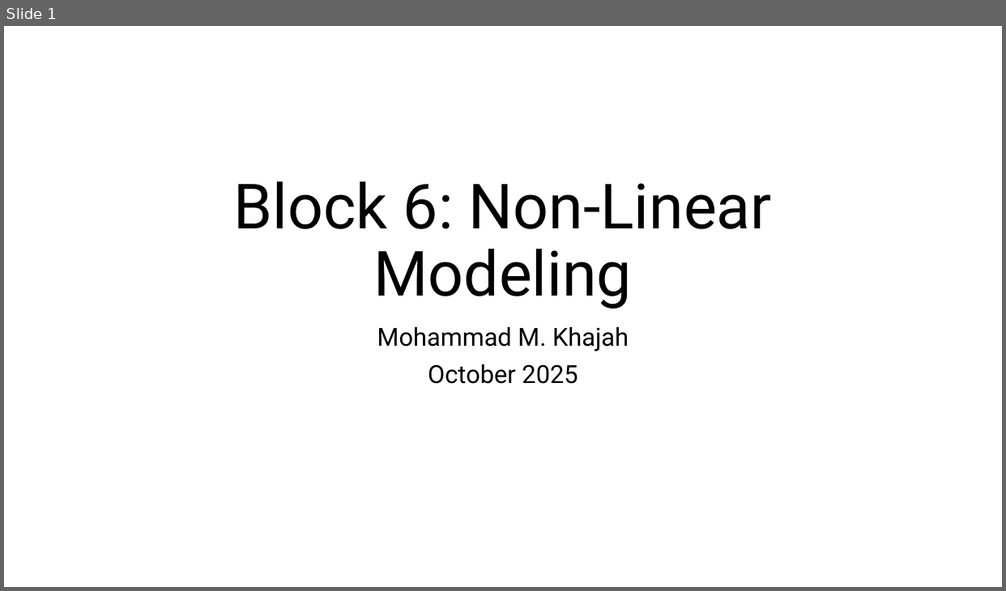
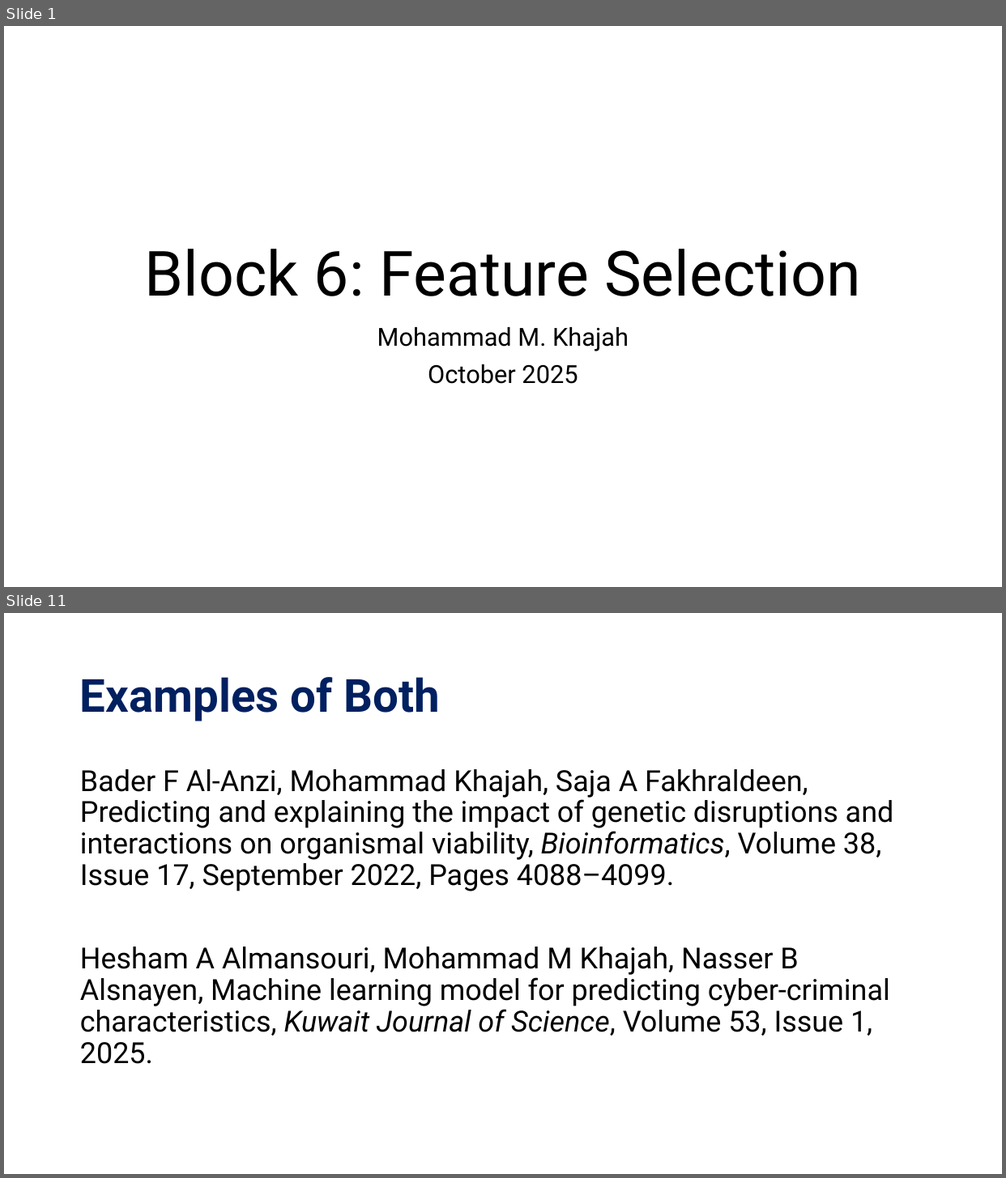
Before and after one commit to KISRDevelopment/python-ml-2025, a slide deck: slides/block6.pptx. Shown one above the other, each under a label of ours: slide 1 before the commit, slides 1 and 11 after it; the slides between them are not shown. The pictures are 1006x591 and 1006x1178 pixels, drawn with LibreOffice and Linux fonts; fonts in the diff are those of the drawing. Boxes give left, top, right and bottom in pixels: in the first picture for what was removed or moved away, otherwise in the second. Text is boxed around its words. In the diff, an @@ line names an element or a change of style, - is before the commit and + after.

Commit message:
add slides for block 6

```diff
--- a/slides/block6.pptx
+++ b/slides/block6.pptx
@@ slide 11 added at [4,613,1002,1174], background #FFFFFF @@
@@ title added at [80,677,441,722], 44 pt, text #002060, bold @@
+Examples of Both
@@ text added at [80,769,894,1064], 28 pt, text #000000 @@
+Bader F Al-Anzi, Mohammad Khajah, Saja A Fakhraldeen, Predicting and explaining the impact of genetic disruptions and interactions on organismal viability, Bioinformatics, Volume 38, Issue 17, September 2022, Pages 4088–4099.
+Hesham A Almansouri, Mohammad M Khajah, Nasser B Alsnayen, Machine learning model for predicting cyber-criminal characteristics, Kuwait Journal of Science, Volume 53, Issue 1, 2025.
@@ slide 1 changed as well @@
@@ title at [145,249,861,297]: text changed @@
-Block 6: Non-Linear Modeling
+Block 6: Feature Selection
```
Also in this commit, not shown: 1 other slide changed, 9 other slides added, 4 slides removed, 2 other files.
